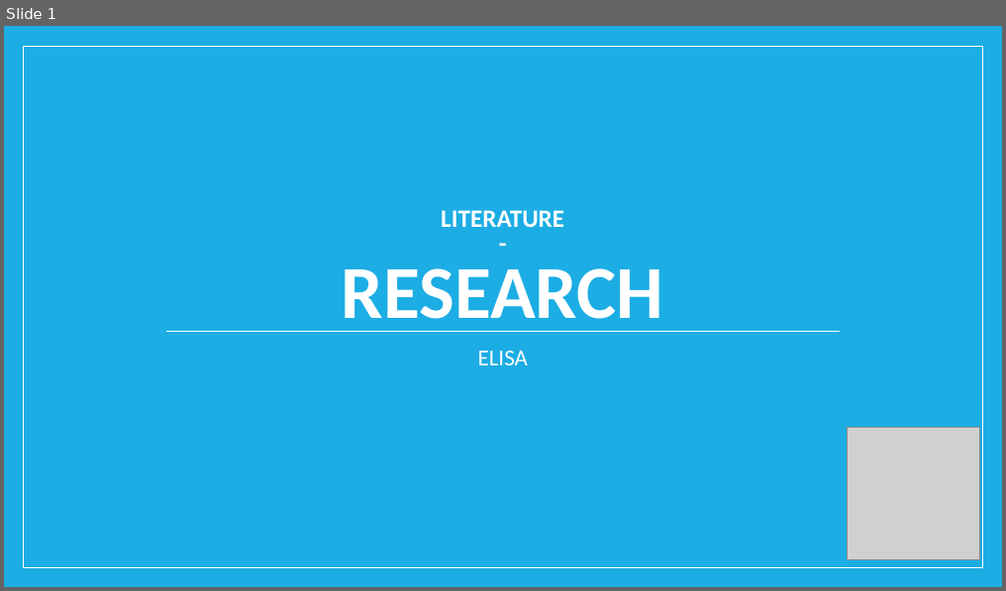
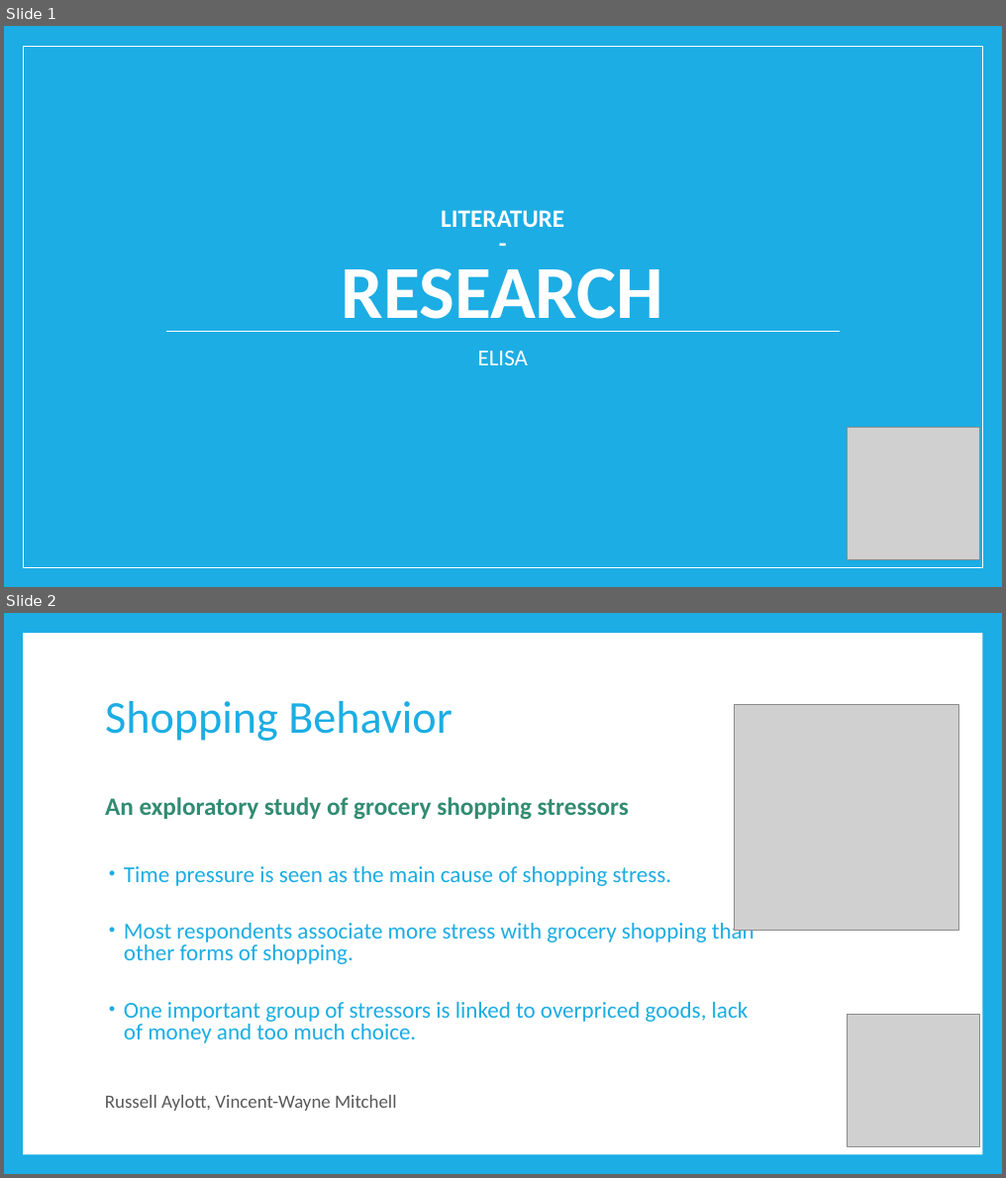
Before and after one commit to riedmaph/einkaufsliste, a slide deck: usabilityEngineering/A1/SC_literatureResearch.pptx. Shown one above the other, each under a label of ours: slide 1 before the commit, slides 1 and 2 after it. The pictures are 1006x591 and 1006x1178 pixels, drawn with LibreOffice and Linux fonts; fonts in the diff are those of the drawing; grey boxes stand for pictures. Boxes give left, top, right and bottom in pixels: in the first picture for what was removed or moved away, otherwise in the second. Text is boxed around its words. In the diff, an @@ line names an element or a change of style, - is before the commit and + after.

Commit message:
Slide about shopping behaviour literature resarch

```diff
--- a/usabilityEngineering/A1/SC_literatureResearch.pptx
+++ b/usabilityEngineering/A1/SC_literatureResearch.pptx
@@ slide 2 added at box(4, 613, 1002, 1174), background #1CADE4 @@
@@ rectangle added at box(23, 633, 982, 1155), fill #FFFFFF @@
@@ title added at box(105, 701, 452, 741), 44 pt, text #1CADE4 @@
+Shopping Behavior
@@ picture added at box(734, 705, 959, 931) @@
@@ text added at box(105, 797, 629, 820), 24 pt, text #328B71, bold @@
+An exploratory study of grocery shopping stressors
@@ text added at box(124, 866, 754, 1044), 22 pt, text #1CADE4 @@
+• Time pressure is seen as the main cause of shopping stress.
+• Most respondents associate more stress with grocery shopping than other forms of shopping.
+• One important group of stressors is linked to overpriced goods, lack of money and too much choice.
@@ picture added at box(846, 1014, 979, 1147) @@
@@ text added at box(105, 1095, 397, 1111), 18 pt, text #595959 @@
+Russell Aylott, Vincent-Wayne Mitchell
```
Also in this commit, not shown: 2 slides removed, 1 other file.
